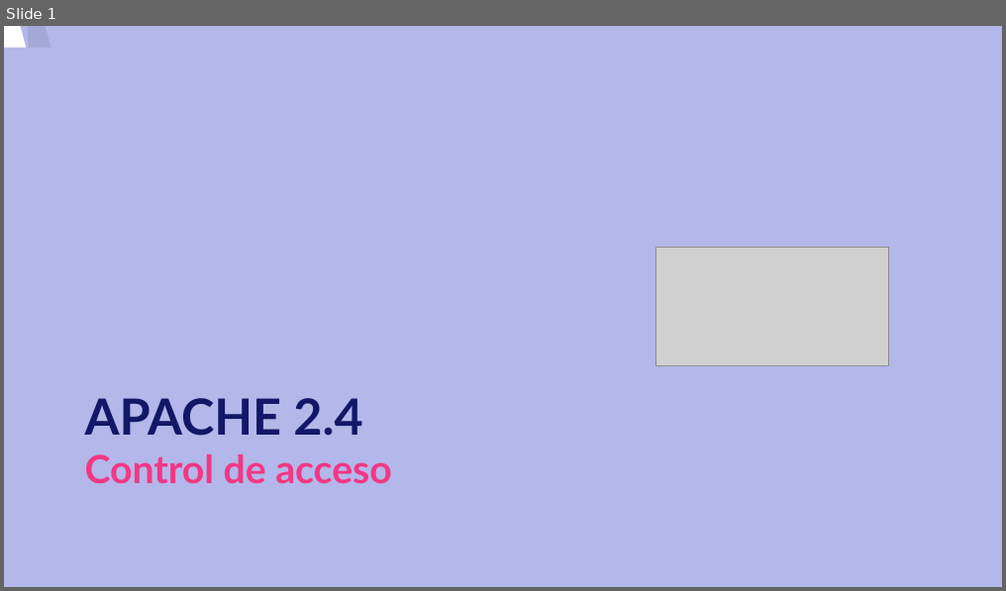
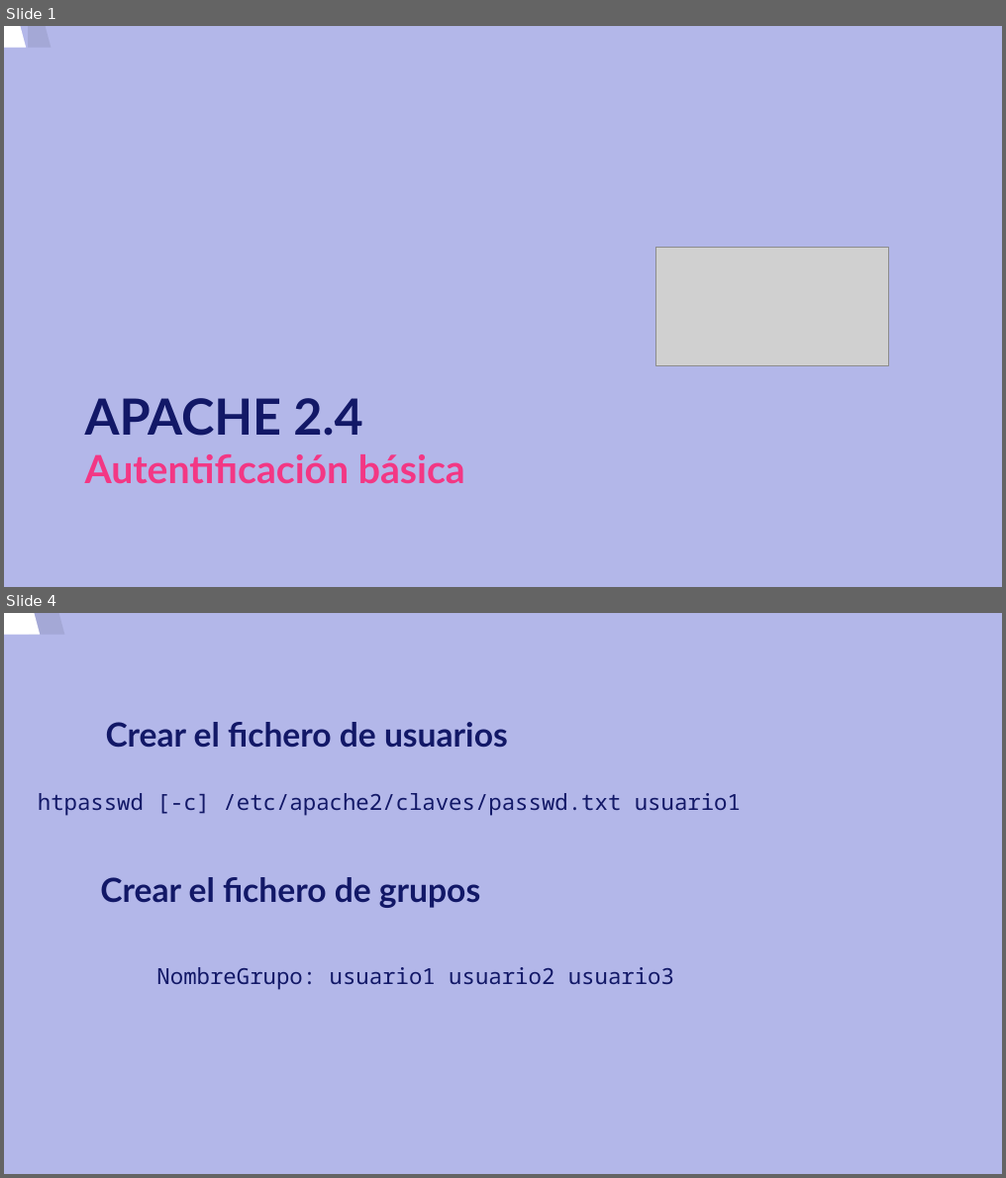
Before and after one commit to josedom24/curso_apache24, a slide deck: curso/u16/u16.odp. Shown one above the other, each under a label of ours: slide 1 before the commit, slides 1 and 4 after it; the slides between them are not shown. The pictures are 1006x591 and 1006x1178 pixels, drawn with LibreOffice and Linux fonts; fonts in the diff are those of the drawing; grey boxes stand for pictures. Boxes give left, top, right and bottom in pixels: in the first picture for what was removed or moved away, otherwise in the second. Text is boxed around its words. In the diff, an @@ line names an element or a change of style, - is before the commit and + after.

```diff
--- a/curso/u16/u16.odp
+++ b/curso/u16/u16.odp
@@ slide 4 added at bbox=[4, 613, 1002, 1174], background #B3B7E9 @@
@@ freeform shape added at bbox=[4, 613, 902, 1174], fill #FFFFFF @@
@@ freeform shape added at bbox=[29, 613, 927, 1174], fill #000000 at 8% opacity @@
@@ title added at bbox=[106, 722, 508, 747], 24 pt, text #121867, bold @@
+Crear el fichero de usuarios
@@ text added at bbox=[38, 793, 741, 990], 16 pt, text #121867 @@
+htpasswd [-c] /etc/apache2/claves/passwd.txt usuario1
+NombreGrupo: usuario1 usuario2 usuario3
@@ title added at bbox=[100, 877, 480, 908], 24 pt, text #121867, bold @@
+Crear el fichero de grupos
@@ slide 1 changed as well @@
@@ title at bbox=[85, 398, 465, 483]: text changed @@
-APACHE 2.4
-Control de acceso
+APACHE 2.4
+Autentificación básica
```
Also in this commit, not shown: 2 other slides added, 3 slides removed, 1 other file.
